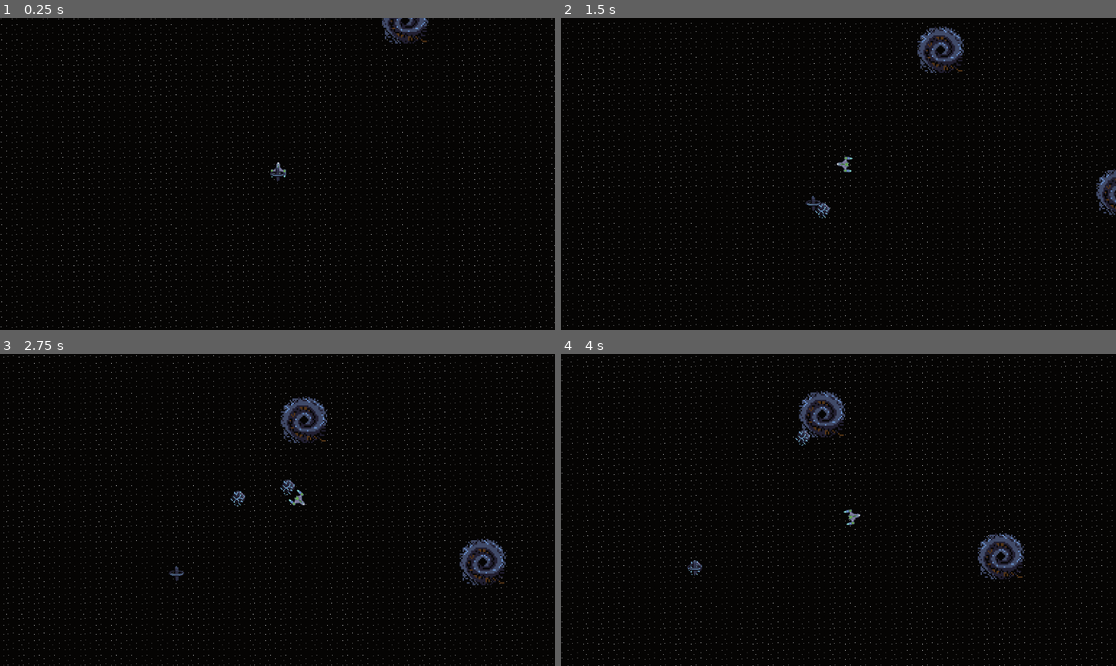
Above: before the commit, frames 1-4 (two rows, left to right).
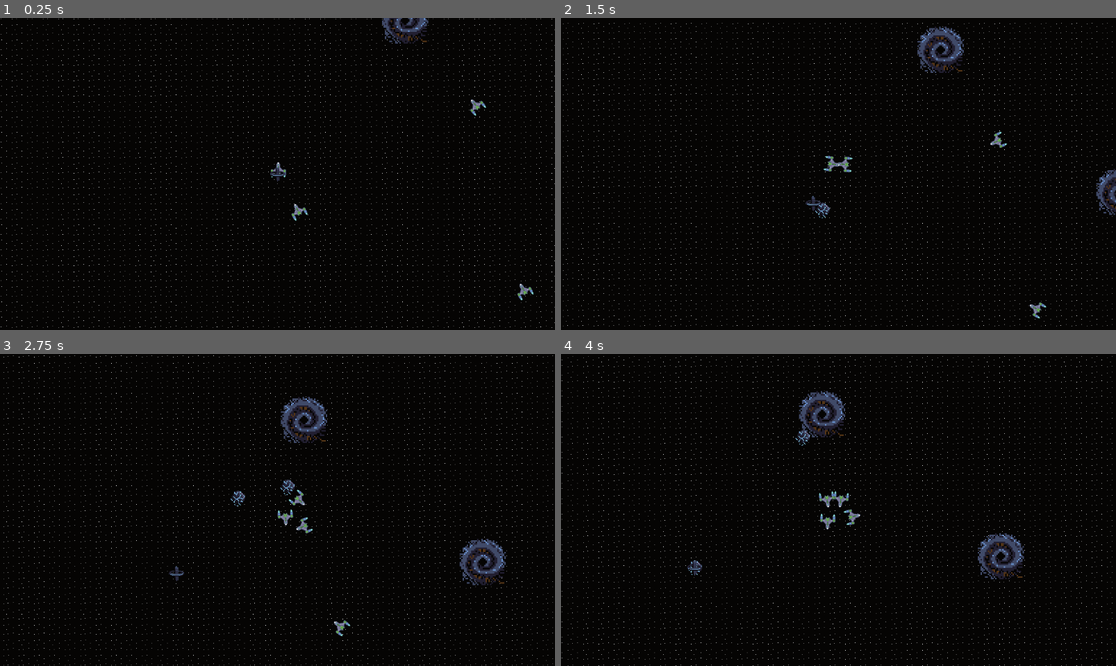
Above: after the commit, the same moments.

Repository: JoshPattman/microjam-034
Game: Godot game, scene res://scenes/game.tscn
The game is run twice, just before and just after one commit, with the same random seed, the same clock (stepped at 60 frames per second) and the same inputs.
Inputs:
- Up to frame 1 (0.25 s): no input
- Up to frame 2 (1.5 s): hold D (player_right) 0.53-1.28 s; tap Shift (player_boost) at 0.6 s; hold S (player_back) from 1.28 s (still down); tap Ctrl (player_break) at 1.35 s
- Up to frame 3 (2.75 s): release S (player_back) at 2.03 s; hold D (player_right) from 2.03 s (still down); tap Shift (player_boost) at 2.1 s
- Up to frame 4 (4 s): release D (player_right) at 2.78 s; hold W (player_forward) 2.78-3.53 s; tap Ctrl (player_break) at 2.85 s; hold A (player_left) from 3.53 s (still down); tap Shift (player_boost) at 3.6 s

The runs differ from the first frame. In frame 1, 0.2% of the frame differs, in the area x 52-97%, y 26-91%; in frame 2, 0.2%; in frame 3, 0.2%; in frame 4, 0.2%.

Commit message:
Enemies avoid black holes

Diff:
--- a/godot/game_objects/blackhole.tscn
+++ b/godot/game_objects/blackhole.tscn
@@ -1,8 +1,9 @@
-[gd_scene load_steps=5 format=3 uid="uid://bp5dqvmqobuph"]
+[gd_scene load_steps=6 format=3 uid="uid://bp5dqvmqobuph"]
 
 [ext_resource type="Script" uid="uid://vjj0eerp052v" path="res://scripts/time_dialater.gd" id="1_nhp80"]
 [ext_resource type="Texture2D" uid="uid://b15ewfavom2mn" path="res://sprites/blackhole001.png" id="2_2fgl8"]
 [ext_resource type="Script" uid="uid://43pj2c80awim" path="res://game_objects/black_hole.gd" id="3_dy8lm"]
+[ext_resource type="Script" uid="uid://pbr77i1ed5mv" path="res://game_objects/enemy_avoid.gd" id="4_cjxyd"]
 
 [sub_resource type="CircleShape2D" id="CircleShape2D_cjxyd"]
 radius = 47.3814
@@ -24,3 +25,6 @@
 
 [node name="CollisionShape2D" type="CollisionShape2D" parent="Area2D"]
 shape = SubResource("CircleShape2D_cjxyd")
+
+[node name="Node2D" type="Node2D" parent="."]
+script = ExtResource("4_cjxyd")
--- /dev/null
+++ b/godot/game_objects/enemy_1.tscn
@@ -0,0 +1,14 @@
+[gd_scene load_steps=3 format=3 uid="uid://dvou36u6k0wdw"]
+
+[ext_resource type="Script" uid="uid://ccw4ax373njdf" path="res://scripts/enemy.gd" id="1_0o6d6"]
+[ext_resource type="Texture2D" uid="uid://bdn0w0j4u4ui4" path="res://sprites/ship001.png" id="2_ettaq"]
+
+[node name="Enemy" type="CharacterBody2D"]
+script = ExtResource("1_0o6d6")
+speed = 800.0
+k_targeting = 0.3
+k_avoiding = 0.7
+metadata/_custom_type_script = "uid://ccw4ax373njdf"
+
+[node name="Sprite2D" type="Sprite2D" parent="."]
+texture = ExtResource("2_ettaq")
--- /dev/null
+++ b/godot/game_objects/enemy_avoid.gd
@@ -0,0 +1,8 @@
+extends Node2D
+
+class_name EnemyAvoid
+
+@export var radius: float = 500
+
+func _ready() -> void:
+	add_to_group("enemy_avoid")
--- a/godot/scenes/game.tscn
+++ b/godot/scenes/game.tscn
@@ -1,10 +1,11 @@
-[gd_scene load_steps=6 format=3 uid="uid://8w4qxf6yifmj"]
+[gd_scene load_steps=7 format=3 uid="uid://8w4qxf6yifmj"]
 
 [ext_resource type="Script" uid="uid://bhfdk1ufae0dw" path="res://scripts/game.gd" id="1_iywne"]
 [ext_resource type="Texture2D" uid="uid://db7at2foucunm" path="res://sprites/background001.png" id="1_lnu2h"]
 [ext_resource type="PackedScene" uid="uid://rm50arymrac8" path="res://game_objects/station.tscn" id="2_lbhrr"]
 [ext_resource type="PackedScene" uid="uid://8u76lxidkpfp" path="res://game_objects/player_camera.tscn" id="4_lbhrr"]
 [ext_resource type="PackedScene" uid="uid://bp5dqvmqobuph" path="res://game_objects/blackhole.tscn" id="6_p57ef"]
+[ext_resource type="PackedScene" uid="uid://dvou36u6k0wdw" path="res://game_objects/enemy_1.tscn" id="6_u5sy4"]
 
 [node name="Game" type="Node2D"]
 script = ExtResource("1_iywne")
@@ -44,3 +45,12 @@
 
 [node name="Blackhole6" parent="Node" instance=ExtResource("6_p57ef")]
 position = Vector2(265, -320)
+
+[node name="Enemy" parent="." instance=ExtResource("6_u5sy4")]
+position = Vector2(45, 82)
+
+[node name="Enemy2" parent="." instance=ExtResource("6_u5sy4")]
+position = Vector2(413, -143)
+
+[node name="Enemy3" parent="." instance=ExtResource("6_u5sy4")]
+position = Vector2(513, 242)
--- a/godot/scenes/gravity_test.tscn
+++ b/godot/scenes/gravity_test.tscn
@@ -1,11 +1,10 @@
-[gd_scene load_steps=7 format=3 uid="uid://blbk0rvybk0ei"]
+[gd_scene load_steps=6 format=3 uid="uid://blbk0rvybk0ei"]
 
 [ext_resource type="Script" uid="uid://vjj0eerp052v" path="res://scripts/time_dialater.gd" id="1_y8n66"]
 [ext_resource type="Texture2D" uid="uid://doepmpsfk2b6m" path="res://icon.svg" id="2_we4mt"]
 [ext_resource type="PackedScene" uid="uid://c8jr51j6ge7n0" path="res://game_objects/player.tscn" id="3_0rdlk"]
 [ext_resource type="PackedScene" uid="uid://8u76lxidkpfp" path="res://game_objects/player_camera.tscn" id="4_17vyx"]
-[ext_resource type="Texture2D" uid="uid://bdn0w0j4u4ui4" path="res://sprites/ship001.png" id="4_vcgwd"]
-[ext_resource type="Script" uid="uid://ccw4ax373njdf" path="res://scripts/enemy.gd" id="5_17vyx"]
+[ext_resource type="PackedScene" uid="uid://dvou36u6k0wdw" path="res://game_objects/enemy_1.tscn" id="5_17vyx"]
 
 [node name="Node2D" type="Node2D"]
 
@@ -35,9 +34,4 @@
 
 [node name="PlayerCamera" parent="." instance=ExtResource("4_17vyx")]
 
-[node name="Enemy" type="CharacterBody2D" parent="."]
-script = ExtResource("5_17vyx")
-metadata/_custom_type_script = "uid://ccw4ax373njdf"
-
-[node name="Sprite2D" type="Sprite2D" parent="Enemy"]
-texture = ExtResource("4_vcgwd")
+[node name="Enemy" parent="." instance=ExtResource("5_17vyx")]
--- a/godot/scripts/enemy.gd
+++ b/godot/scripts/enemy.gd
@@ -7,6 +7,11 @@
 @export var angular_speed: float = 5
 @export var drag: float = 0.01
 
+var target_direction: Vector2
+
+@export var k_targeting = 0.5
+@export var k_avoiding = 0.5
+
 func _ready() -> void:
 	add_to_group("enemies")
 
@@ -14,12 +19,29 @@
 	if current_target == null:
 		current_target = get_next_target()
 
+	var d_target = (current_target.global_position - global_position).normalized()
+
+	var avoids = get_tree().get_nodes_in_group("enemy_avoid")
+	var d_avoid = Vector2()
+	for a in avoids:
+		if a is EnemyAvoid:
+			var a_delta = a.global_position - global_position
+			var a_dist = a_delta.length()
+			if a_dist > a.radius:
+				continue
+			d_avoid -= (a_delta/a_dist) * (1 - (a_dist/a.radius))
+	if d_avoid.length() > 1:
+		d_avoid = d_avoid.normalized()
+
+	target_direction = d_target*k_targeting + d_avoid*k_avoiding
+	if target_direction.length() > 1:
+		target_direction = target_direction.normalized()
+
 func _custom_physics_process(delta: float) -> void:
-	if current_target == null:
+	if target_direction == Vector2():
 		return
-	var delta_to_target = current_target.position - position
-	var angle_to_target = delta_to_target.angle_to(current_forward())
-	add_force(delta_to_target.normalized() * speed)
+	var angle_to_target = target_direction.angle_to(current_forward())
+	add_force(target_direction * speed)
 	add_force(-real_velocity * real_velocity.length() * drag)
 	real_angular_velocity = -angle_to_target * angular_speed
 
Not shown, added: godot/game_objects/enemy_avoid.gd.uid
